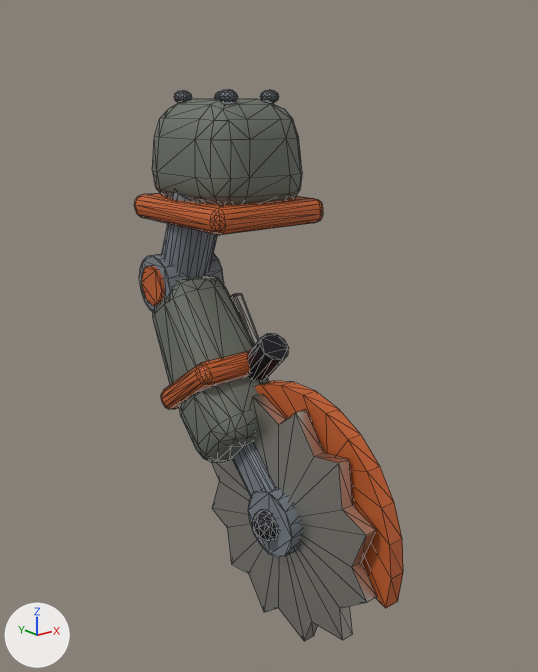
Two versions of the glTF model art/parts_new/ar_saw.glb, one commit apart.
Both versions are drawn from a 50 mm camera at (-0.509, -0.769, 0.094) aimed at (0.024, -0.102, -0.172). The lights are fixed; the arrows at lower left show +X, +Y and +Z. The older version comes first. Mesh edges are drawn as thin lines. Vertices at exactly the same position are counted once.

In view in the first picture: 'ar_saw'.
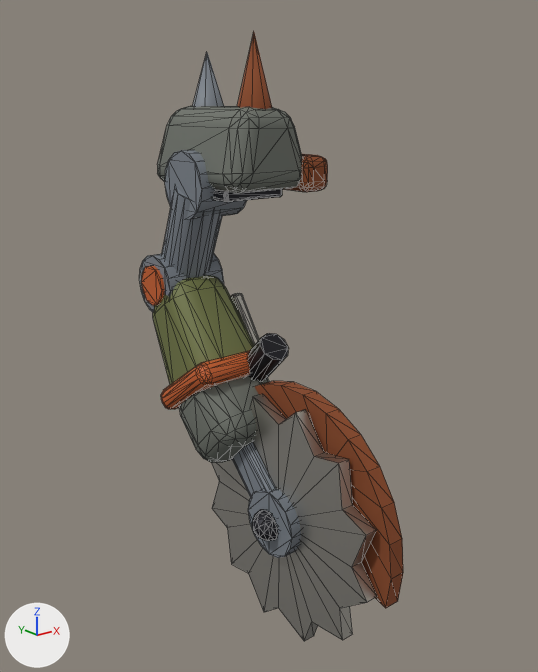
Pixel boxes [x1, y1, x2, y2] of what changed, in the pictures (538 x 672 px):
'ar_saw', reshaped (10% taller): before [135, 89, 403, 641]; after [139, 32, 403, 641]
part 1 of me_ar_saw, added: after [193, 53, 224, 107]
part 2 of me_ar_saw, added (brown): after [237, 32, 272, 109]
part 3 of me_ar_saw, rebuilt (18% shorter): before [152, 99, 302, 205]; after [157, 106, 302, 193]
part 4 of me_ar_saw, added (brown): after [286, 154, 328, 192]
part 5 of me_ar_saw, added: after [213, 189, 282, 202]
part 6 of me_ar_saw, deleted: before [218, 89, 238, 103]
part 7 of me_ar_saw, deleted: before [174, 90, 192, 103]
part 8 of me_ar_saw, deleted: before [260, 90, 279, 103]
part 9 of me_ar_saw, deleted (orange): before [135, 193, 323, 235]
part 10 of me_ar_saw, recoloured (grey to dark yellow): [153, 276, 255, 385] in both
part 11 of me_ar_saw, recoloured (orange to brown): [255, 381, 403, 608] in both

The edits, one by one:
Material 'mat_patch' (mat_mat_patch) is new.
Its base color is (0.156, 0.175, 0.0561) (dark yellow #6e7443).
Its metallic is 0.1.
Its roughness is 0.6.
Material 'mat_rust' (mat_mat_rust) is new.
Its base color is (0.262, 0.0685, 0.0194) (brown #8c4a26).
Its metallic is 0.1.
Its roughness is 0.92.
me_ar_saw is used by ob_ar_saw; location (0.0, 0.0, 0.0).
me_ar_saw had 1230 vertices, 2380 faces and spanned x -0.058..0.121, y -0.323..0.096, z -0.531..0.109.
me_ar_saw now has 1096 vertices, 2116 faces and spans x -0.058..0.125, y -0.323..0.099, z -0.531..0.172.
me_ar_saw part 1: a new loose piece, an 8-sided cone pointing to +z spanning x 0.022..0.065, y 0.021..0.064, z 0.086..0.155, in mat_mat_steel (grey #7d848c).
me_ar_saw part 2: a new loose piece, an 8-sided cone pointing to +z spanning x 0.021..0.064, y -0.073..-0.03, z 0.086..0.172, in mat_mat_rust (brown #8c4a26).
me_ar_saw part 3: the loose piece of 96 vertices spanning x -0.035..0.112, y -0.087..0.087, z -0.03..0.099 is rebuilt with 96 vertices and now spans x -0.015..0.101, y -0.092..0.092, z -0.004..0.09.
me_ar_saw part 4: a new loose piece of 96 vertices spanning x 0.082..0.125, y -0.099..0.099, z -0.009..0.034, in mat_mat_rust (brown #8c4a26).
me_ar_saw part 5: a new loose piece of 96 vertices spanning x -0.009..0.077, y -0.065..0.065, z -0.015..-0.002, in mat_mat_dark (dark grey #2b2b30).
me_ar_saw part 6: the loose piece of 62 vertices spanning x -0.003..0.02, y -0.058..-0.036, z 0.093..0.109 is deleted.
me_ar_saw part 7: the loose piece of 62 vertices spanning x -0.003..0.02, y 0.036..0.058, z 0.093..0.109 is deleted.
me_ar_saw part 8: the loose piece of 62 vertices spanning x 0.058..0.08, y -0.058..-0.036, z 0.093..0.109 is deleted.
Part 9, on me_ar_saw:
96 vertices are removed from x -0.044..0.121, y -0.096..0.096, z -0.047..-0.017.
188 faces are deleted.
me_ar_saw part 10: 188 faces spanning x -0.052..0.052, y -0.077..0.078, z -0.287..-0.115 switch from mat_mat_paint (grey #6d7169) to mat_mat_patch (dark yellow #6e7443).
me_ar_saw part 11: 48 faces spanning x 0.012..0.032, y -0.323..-0.067, z -0.424..-0.221 switch from mat_mat_trim (orange #c8602a) to mat_mat_rust (brown #8c4a26).
Other edits to the shape of me_ar_saw do not show in these pictures.
